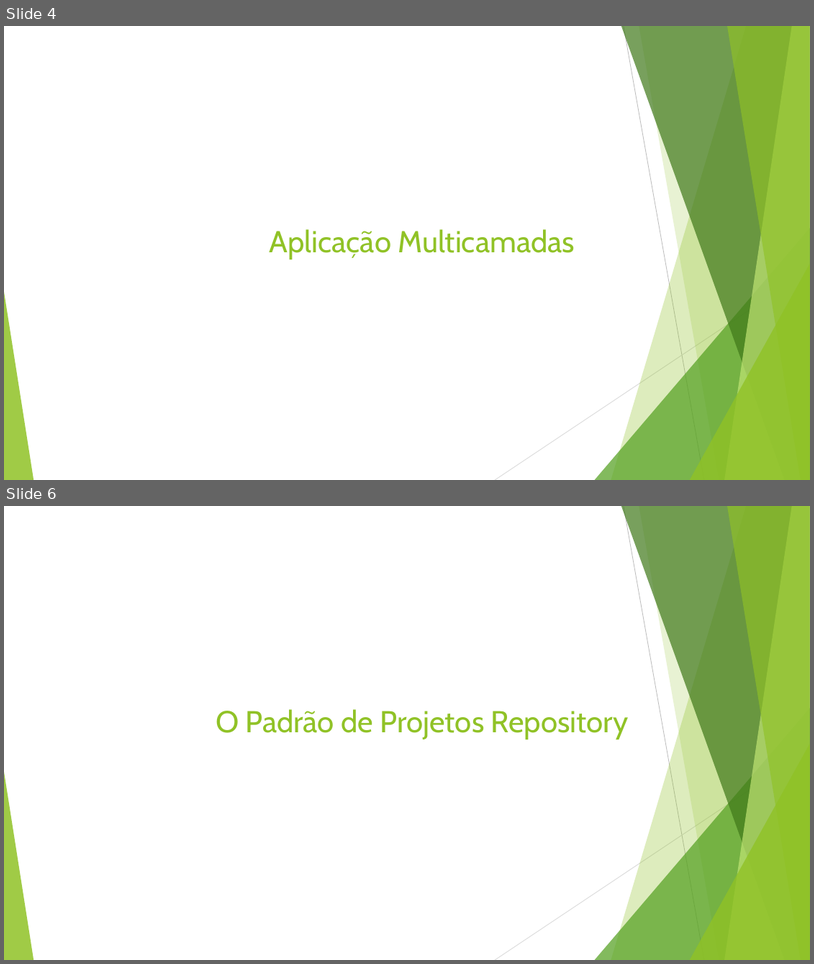
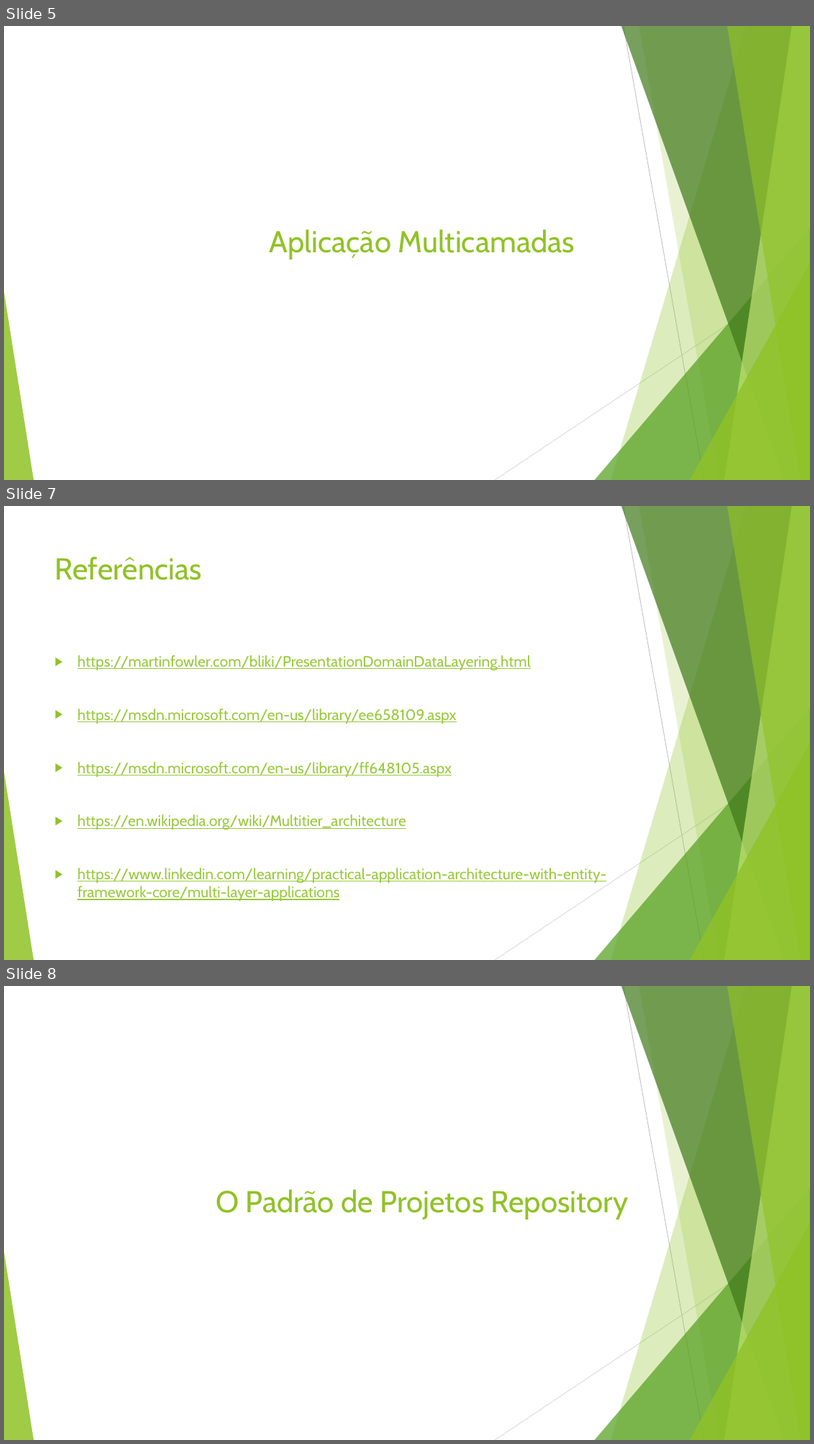
Before and after one commit to leandrocgsi/RestWithASP-NETUdemy, a slide deck: Documents/Building Modern RESTFul API's With ASP.NET Core - Architectural Overview.pptx. Shown one above the other, each under a label of ours: slides 4 and 6 before the commit, slides 5, 7 and 8 after it; the slides between them are not shown. The pictures are 814x964 and 814x1444 pixels, drawn with LibreOffice and Linux fonts; fonts in the diff are those of the drawing. Boxes give left, top, right and bottom in pixels: in the first picture for what was removed or moved away, otherwise in the second. Text is boxed around its words. In the diff, an @@ line names an element or a change of style, - is before the commit and + after.

Commit message:
Adding slides of presentation

```diff
--- a/Documents/Building Modern RESTFul API's With ASP.NET Core - Architectural Overview.pptx
+++ b/Documents/Building Modern RESTFul API's With ASP.NET Core - Architectural Overview.pptx
@@ slide 7 added at (4, 506, 810, 960), background #FFFFFF; not listed: 10 template elements that a slide beside it also shows @@
@@ title added at (55, 556, 202, 580), 36 pt, text #90C226 @@
+Referências
@@ text added at (77, 655, 607, 901), 18 pt, text #99CA3C, underline @@
+▶ https://martinfowler.com/bliki/PresentationDomainDataLayering.html
+▶ https://msdn.microsoft.com/en-us/library/ee658109.aspx
+▶ https://msdn.microsoft.com/en-us/library/ff648105.aspx
+▶ https://en.wikipedia.org/wiki/Multitier_architecture
+▶ https://www.linkedin.com/learning/practical-application-architecture-with-entity-framework-core/multi-layer-applications
@@ what was slide 4 is now slide 5 @@
@@ what was slide 6 is now slide 8 @@
```
Also in this commit, not shown: 5 other slides added, 1 slide removed, 1 other file.
